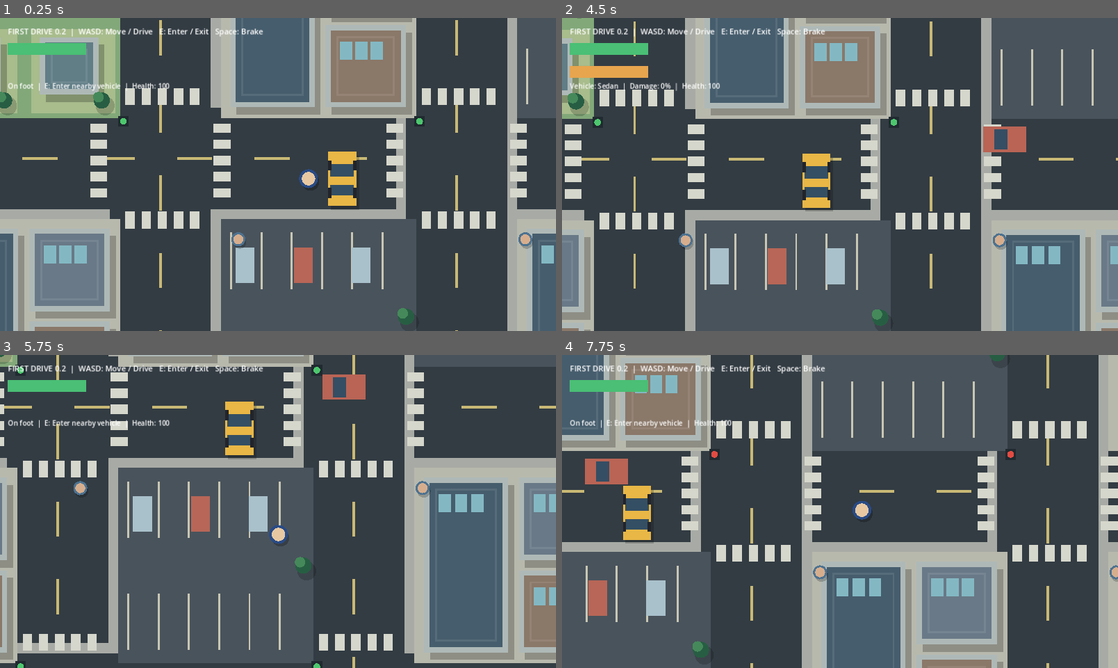
Above: before the commit, frames 1-4 (two rows, left to right).
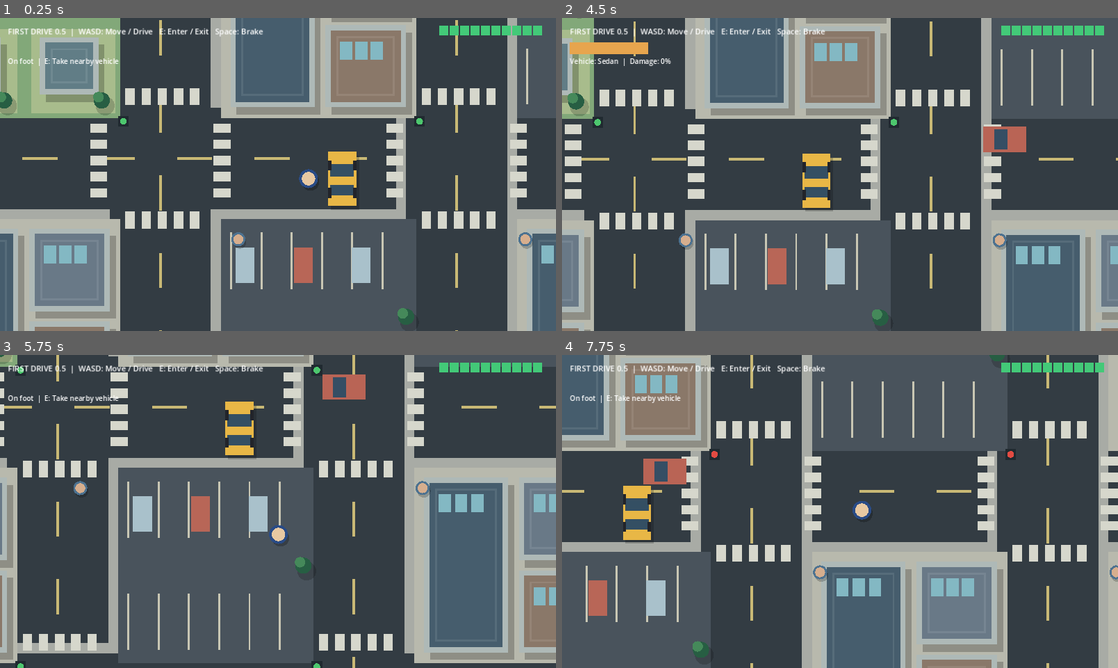
Above: after the commit, the same moments.

Repository: Joe-Petts/gta
Game: Godot game, scene res://scenes/main.tscn
Two runs of this game, one before a commit and one after it. Both use one fixed random seed, a clock stepped at 60 frames per second and the inputs below.
Inputs:
- Up to frame 1 (0.25 s): no input
- Up to frame 2 (4.5 s): hold Right (ui_right) 0.53-1.28 s; hold E 0.53-1.28 s; tap Space at 0.77, 1.52, 3.02, 3.77 s; hold Down (ui_down) 1.28-2.03 s; tap E at 1.35, 2.85, 4.35 s; hold Right (ui_right) 2.03-2.78 s; hold E 2.03-2.78 s; hold Up (ui_up) 2.78-3.53 s; hold E 3.53-4.28 s; hold Left (ui_left) from 3.53 s (still down)
- Up to frame 3 (5.75 s): tap Space at 4.52 s; release Left (ui_left) at 5.03 s; hold Down (ui_down) from 5.03 s (still down); hold E from 5.03 s (still down)
- Up to frame 4 (7.75 s): release Down (ui_down) at 5.78 s; release E at 5.78 s; hold Right (ui_right) 5.78-6.53 s; tap E at 5.85, 7.35 s; tap Space at 6.02, 6.77, 7.52 s; hold Up (ui_up) 6.53-7.28 s; hold E 6.53-7.28 s; hold Right (ui_right) from 7.28 s (still down)

The runs differ from the first frame. In frame 1, 1.5% of the frame differs, in the area x 1-98%, y 2-24%; in frame 2, 2.1%; in frame 3, 1.5%; in frame 4, 2.8%, in the area x 1-98%, y 2-42%.

Commit message:
Prevent traffic overlaps, enable E to hijack moving cars, move health tiles top right

Diff:
--- a/scripts/main.gd
+++ b/scripts/main.gd
@@ -25,6 +25,9 @@
 var health_bar: ProgressBar
 var vehicle_bar: ProgressBar
 var status_label: Label
+var health_tiles: HBoxContainer
+var last_hit := -10.0
+var game_time := 0.0
 
 
 func _setup_world() -> void:
@@ -50,19 +53,22 @@
                 blockers.append(Rect2(p + Vector2(155, 152), Vector2(120, 122)))
     for n in range(-2, 3):
         var road := float(n) * BLOCK
-        traffic.append({"pos": Vector2(-1000.0 + n * 120.0, road + 30), "dir": Vector2.RIGHT})
+        traffic.append({"kind": (n + 3) % 6, "pos": Vector2(-1000.0 + n * 120.0, road + 30), "dir": Vector2.RIGHT})
         traffic.append({"pos": Vector2(1000.0 - n * 120.0, road - 30), "dir": Vector2.LEFT})
         traffic.append({"pos": Vector2(road - 30, -900.0 + n * 130.0), "dir": Vector2.DOWN})
         traffic.append({"pos": Vector2(road + 30, 900.0 - n * 130.0), "dir": Vector2.UP})
 
 func _setup_people_and_vehicles() -> void:
-    var kinds := [1, 2, 3, 4, 5]
-    for i in range(kinds.size()):
-        parked.append({"pos": Vector2(-880.0 + float(i) * 440.0, -440.0 + 34.0), "kind": kinds[i], "health": 100.0})
+    # Parked vehicles stay off the active lanes and intersections.
+    parked.clear()
+    for i in range(5):
+        var lane := float(i - 2) * BLOCK
+        parked.append({"pos": Vector2(lane + 111.0, -1320.0), "kind": i + 1, "health": 100.0})
     for i in range(24):
         var col := i % 6 - 3
-        var row := i / 6 - 2
-        pedestrians.append({"pos": Vector2(float(col) * BLOCK + 102.0, float(row) * BLOCK + 120.0), "origin": Vector2(float(col) * BLOCK + 102.0, float(row) * BLOCK + 120.0), "phase": float(i) * 1.7, "axis": i % 2})
+        var row := int(i / 6) - 2
+        var origin := Vector2(float(col) * BLOCK + 102.0, float(row) * BLOCK + 120.0)
+        pedestrians.append({"pos": origin, "origin": origin, "phase": float(i) * 1.7, "axis": i % 2})
 
 func _make_bar(ui: CanvasLayer, at: Vector2, tint: Color) -> ProgressBar:
     var bar := ProgressBar.new()
@@ -122,8 +128,13 @@
 
 func _traffic_tick(delta: float) -> void:
     light_time = fmod(light_time + delta, 14.0)
-    for vehicle in traffic:
-        var pos: Vector2 = vehicle["pos"]
+    # Snapshot positions so updates cannot let one car drive through another.
+    var old_positions: Array[Vector2] = []
+    for item in traffic:
+        old_positions.append(item["pos"])
+    for i in range(traffic.size()):
+        var vehicle: Dictionary = traffic[i]
+        var pos: Vector2 = old_positions[i]
         var dir: Vector2 = vehicle["dir"]
         var axis := pos.x if abs(dir.x) > 0.5 else pos.y
         var heading := dir.x if abs(dir.x) > 0.5 else dir.y
@@ -131,23 +142,47 @@
         var stop := false
         if red:
             for n in range(-3, 4):
-                var dist := (float(n) * BLOCK - axis) * heading
-                if dist >= 76.0 and dist < 79.0 + 100.0 * delta:
+                var distance := (float(n) * BLOCK - axis) * heading
+                if distance >= 76.0 and distance < 79.0 + 100.0 * delta:
                     stop = true
+        var next := pos + dir * 100.0 * delta
+        if next.distance_to(car) < 74.0:
+            stop = true
+        for j in range(traffic.size()):
+            if i == j:
+                continue
+            var other: Vector2 = old_positions[j]
+            # A vehicle in the lane ahead, or one crossing our path.
+            var forward := (other - pos).dot(dir)
+            var lateral := absf((other - pos).cross(dir))
+            if forward > -12.0 and forward < 98.0 and lateral < 49.0:
+                stop = true
+                break
+            if next.distance_to(other) < 56.0:
+                stop = true
+                break
         if not stop:
-            var next := pos + dir * 100.0 * delta
-            if next.distance_to(car) > 53.0:
-                pos = next
+            pos = next
+        # Re-entry is only allowed if the destination is clear.
+        var wrapped := pos
         if pos.x > 1390.0:
-            pos.x = -1390.0
-        if pos.x < -1390.0:
-            pos.x = 1390.0
+            wrapped.x = -1390.0
+        elif pos.x < -1390.0:
+            wrapped.x = 1390.0
         if pos.y > 1390.0:
-            pos.y = -1390.0
-        if pos.y < -1390.0:
-            pos.y = 1390.0
+            wrapped.y = -1390.0
+        elif pos.y < -1390.0:
+            wrapped.y = 1390.0
+        if wrapped != pos:
+            var free := wrapped.distance_to(car) > 95.0
+            for j in range(traffic.size()):
+                if i != j and wrapped.distance_to(old_positions[j]) < 110.0:
+                    free = false
+            if free:
+                pos = wrapped
+            else:
+                pos = old_positions[i]
         vehicle["pos"] = pos
-
 
 func _ready() -> void:
     camera = Camera2D.new()
@@ -160,20 +195,36 @@
     hud = Label.new()
     hud.position = Vector2(18, 18)
     hud.add_theme_font_size_override("font_size", 18)
-    hud.text = "FIRST DRIVE 0.2  |  WASD: Move / Drive   E: Enter / Exit   Space: Brake"
+    hud.text = "FIRST DRIVE 0.5  |  WASD: Move / Drive   E: Enter / Exit   Space: Brake"
     ui.add_child(hud)
     _setup_world()
     _setup_people_and_vehicles()
     camera.zoom = Vector2(1.55, 1.55)
-    health_bar = _make_bar(ui, Vector2(18, 58), Color("4abf75"))
-    vehicle_bar = _make_bar(ui, Vector2(18, 110), Color("e7a54e"))
+    # HUD anchors to the upper-right corner, not the game world.
+    health_tiles = HBoxContainer.new()
+    health_tiles.set_anchors_preset(Control.PRESET_TOP_RIGHT)
+    health_tiles.anchor_left = 1.0
+    health_tiles.anchor_right = 1.0
+    health_tiles.offset_left = -268.0
+    health_tiles.offset_right = -18.0
+    health_tiles.offset_top = 18.0
+    health_tiles.offset_bottom = 40.0
+    health_tiles.add_theme_constant_override("separation", 4)
+    ui.add_child(health_tiles)
+    for i in range(10):
+        var tile := ColorRect.new()
+        tile.custom_minimum_size = Vector2(20, 20)
+        tile.color = Color("43c978")
+        health_tiles.add_child(tile)
+    vehicle_bar = _make_bar(ui, Vector2(18, 56), Color("e7a54e"))
     status_label = Label.new()
-    status_label.position = Vector2(18, 145)
+    status_label.position = Vector2(18, 88)
     status_label.add_theme_font_size_override("font_size", 16)
     ui.add_child(status_label)
     queue_redraw()
 
 func _process(delta: float) -> void:
+    game_time += delta
     _traffic_tick(delta)
     _update_pedestrians(delta)
     var move := Input.get_vector("ui_left", "ui_right", "ui_up", "ui_down")
@@ -188,8 +239,6 @@
         if next.distance_to(car + motion) > 2.0:
             if abs(speed) > 65.0:
                 vehicle_health = maxf(0.0, vehicle_health - abs(speed) * 0.018)
-                if vehicle_health <= 0.0:
-                    speed = 0.0
             speed = 0.0
         car = next
         player = car
@@ -205,13 +254,35 @@
         else:
             var closest := player.distance_to(car)
             var chosen := -1
+            var moving := -1
             for i in range(parked.size()):
                 var distance := player.distance_to(parked[i]["pos"])
                 if distance < closest:
                     closest = distance
                     chosen = i
-            if closest < 85.0:
-                if chosen >= 0:
+                    moving = -1
+            for i in range(traffic.size()):
+                var distance := player.distance_to(traffic[i]["pos"])
+                if distance < closest:
+                    closest = distance
+                    chosen = -1
+                    moving = i
+            if closest < 90.0:
+                if moving >= 0:
+                    var selected: Dictionary = traffic[moving]
+                    var stolen_pos: Vector2 = selected["pos"]
+                    var direction: Vector2 = selected["dir"]
+                    var kind := int(selected.get("kind", moving % VEHICLE_SIZES.size()))
+                    traffic.remove_at(moving)
+                    parked.append({"pos": car, "kind": vehicle_kind, "health": vehicle_health})
+                    car = stolen_pos
+                    vehicle_kind = kind
+                    vehicle_health = 100.0
+                    angle = direction.angle() + PI / 2.0
+                    var driver_pos := stolen_pos + Vector2(58.0, 0.0)
+                    if not _blocked(driver_pos, 11.0):
+                        pedestrians.append({"pos": driver_pos, "origin": driver_pos, "phase": 0.0, "axis": 0})
+                elif chosen >= 0:
                     var selected: Dictionary = parked[chosen]
                     parked.remove_at(chosen)
                     parked.append({"pos": car, "kind": vehicle_kind, "health": vehicle_health})
@@ -226,10 +297,12 @@
     if driving:
         target_zoom = lerpf(1.55, 0.94, clampf(abs(speed) / 380.0, 0.0, 1.0))
     camera.zoom = camera.zoom.lerp(Vector2(target_zoom, target_zoom), clampf(delta * 2.5, 0.0, 1.0))
-    health_bar.value = health
     vehicle_bar.value = vehicle_health
     vehicle_bar.visible = driving
-    status_label.text = ("Vehicle: " + VEHICLE_NAMES[vehicle_kind] + "  |  Damage: " + str(roundi(100.0 - vehicle_health)) + "%" if driving else "On foot  |  E: Enter nearby vehicle") + "  |  Health: " + str(roundi(health))
+    status_label.text = ("Vehicle: " + VEHICLE_NAMES[vehicle_kind] + "  |  Damage: " + str(roundi(100.0 - vehicle_health)) + "%" if driving else "On foot  |  E: Take nearby vehicle")
+    for i in range(health_tiles.get_child_count()):
+        var tile: ColorRect = health_tiles.get_child(i)
+        tile.color = Color("43c978") if health > float(i) * 10.0 else Color("d95454")
     queue_redraw()
 
 func _building(p: Vector2, size: Vector2, roof: Color, windows: bool = true) -> void:
